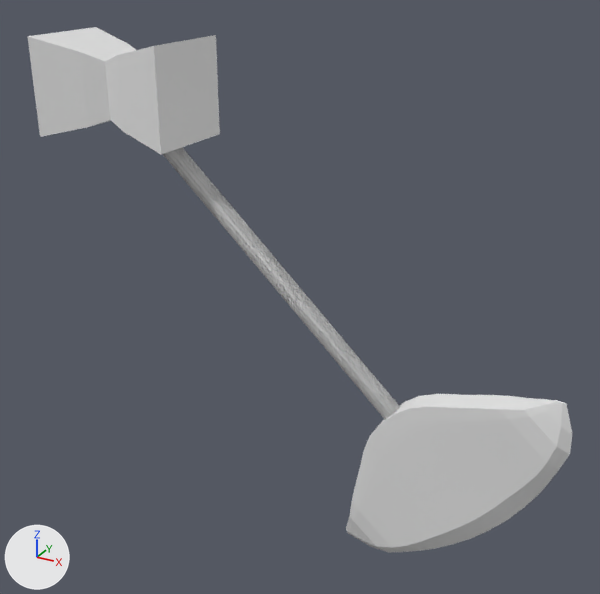
The FBX model Assets/importBlender/Sekira.fbx: old version first, new version second.
Camera for both pictures: a camera (50 mm lens) standing at (-2.261, 0.19, 1.446) and looking at (-2.543, 0.703, 1.19). The axes (+X, +Y, +Z) are drawn at lower left. The lights are the same throughout. Where no turn or scale is listed for an object, it has been applied to the vertices.

Objects in the first picture: 'SEKIRA.01_low', 'SEKIRA.02_low'.
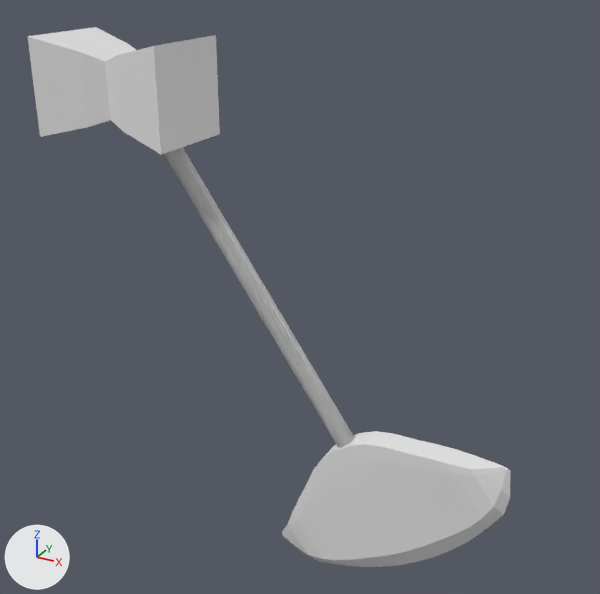
Where the newer file only moved an object's origin or applied its transform, the numbers keep the older frame.

Boxes [x1, y1, x2, y2] around the edits, measured in the pictures (600 x 594 px; the box of a moved part takes in the faces that stretch with it):
'SEKIRA.02_low', reshaped, moved (15% narrower): before [163, 147, 572, 553]; after [164, 147, 510, 567]
part 1 of me_cube_004, moved or reshaped: before [163, 147, 400, 419]; after [164, 147, 355, 448]
part 2 of me_cube_004, moved or reshaped: before [346, 394, 572, 553]; after [282, 431, 510, 567]

The change, as a list of edits to the scene's bpy script:
```text
Change me_cube_004:
    where me_cube_004.from_pydata(...)  # 212 vertices, 186 faces; spans x -0.005..0.359, y -0.01..0.01, z -0.344..0.006
    used by ob_sekira_02_low; location = (-2.688, 0.6924, 1.3306)
    me_cube_004 part 1: the loose piece of 60 vertices spanning x -0.005..0.24, y -0.008..0.008, z -0.224..0.006 is turned 11.8 degrees about the y axis through its middle, then moved by (-0.013, 0.0, -0.033)
    me_cube_004 part 2: the loose piece of 152 vertices spanning x 0.195..0.359, y -0.01..0.01, z -0.344..-0.17 is turned 11.8 degrees about the y axis through its middle, then moved by (-0.047, 0.0, -0.063)
Change ob_sekira_02_low:
    ob_sekira_02_low.location: (-2.688, 0.6924, 1.3306) -> (-2.688, 0.6924, 1.3467)
```
